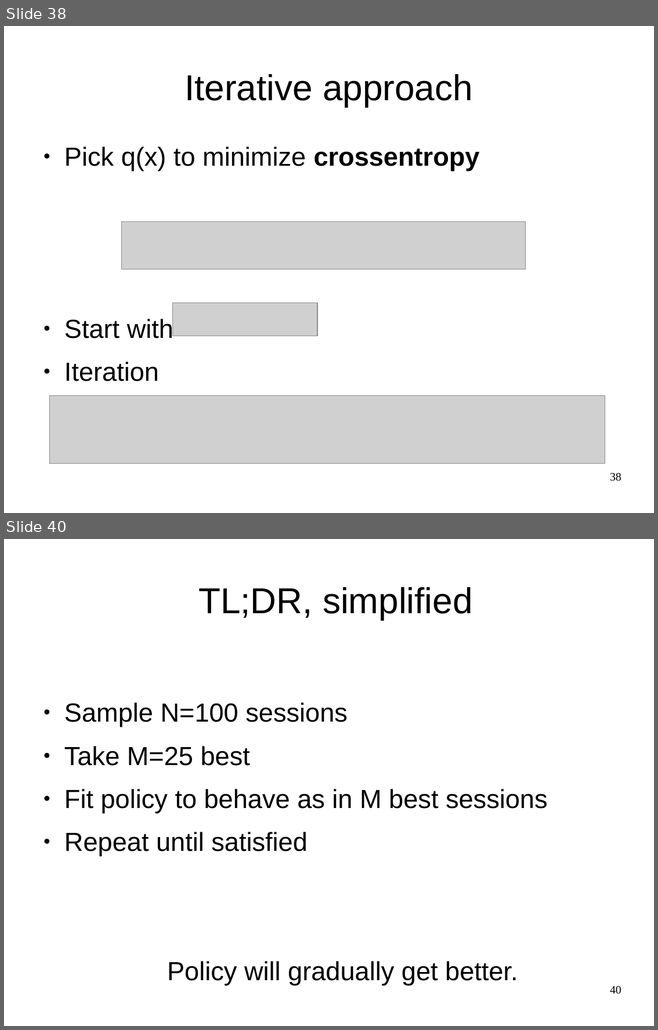
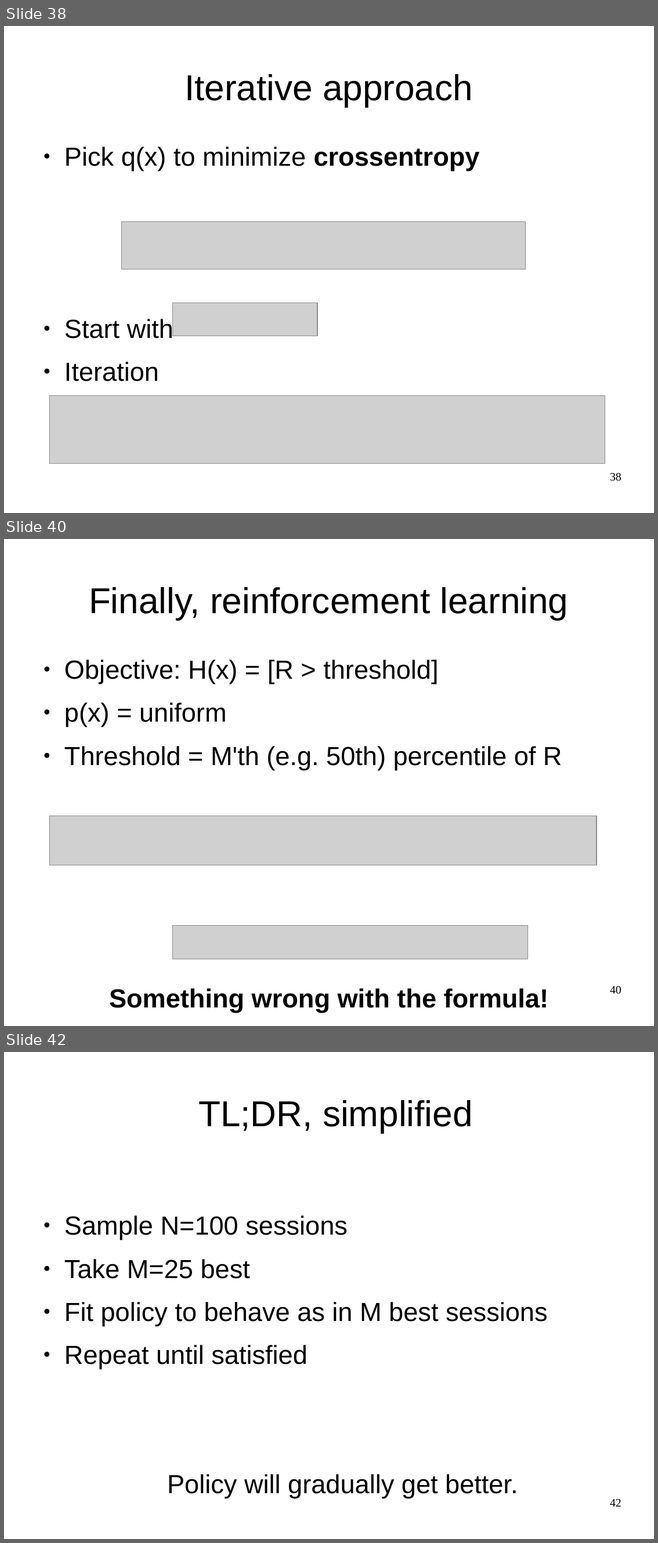
Before and after one commit to yandexdataschool/Practical_RL, a slide deck: week1/lecture1.odp. Shown one above the other, each under a label of ours: slides 38 and 40 before the commit, slides 38, 40 and 42 after it; the slides between them are not shown. The pictures are 658x1030 and 658x1543 pixels, drawn with LibreOffice and Linux fonts; fonts in the diff are those of the drawing; grey boxes stand for pictures. Boxes give left, top, right and bottom in pixels: in the first picture for what was removed or moved away, otherwise in the second. Text is boxed around its words. In the diff, an @@ line names an element or a change of style, - is before the commit and + after.

```diff
--- a/week1/lecture1.odp
+++ b/week1/lecture1.odp
@@ slide 40 added at <box>4,539,654,1026</box>, background #FFFFFF @@
@@ title added at <box>89,587,568,620</box>, 44 pt, text #000000 @@
+Finally, reinforcement learning
@@ text added at <box>64,660,562,770</box>, 32 pt, text #000000 @@
+● Objective: H(x) = [R > threshold]
+● p(x) = uniform
+● Threshold = M'th (e.g. 50th) percentile of R
@@ picture added at <box>49,816,596,866</box> @@
@@ picture added at <box>173,926,528,959</box> @@
@@ text added at <box>109,988,548,1013</box>, 32 pt, text #000000, bold @@
+Something wrong with the formula!
@@ page number added at <box>610,986,621,994</box>, 14 pt, text #000000 @@
+40
@@ what was slide 40 is now slide 42 @@
@@ page number at <box>610,1499,621,1507</box>: text changed @@
-40
+42
```
Also in this commit, not shown: 3 slides changed, 1 other slide added, 2 other files.
